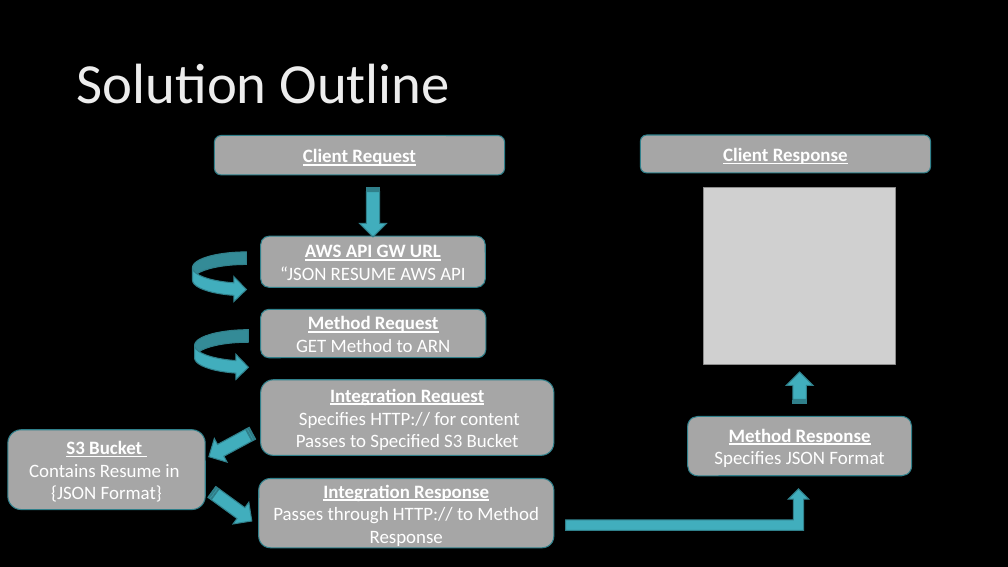
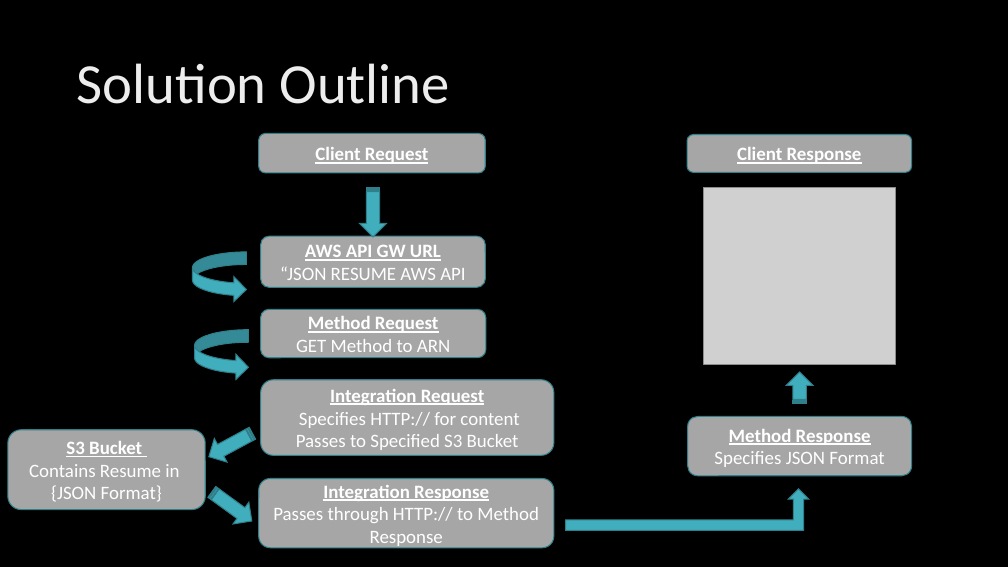
Before and after one commit to djherd/ProjectUnicorn, a slide deck: slide 6 of Doug Herd Project Presentation.pptx. Drawn at 1008x567 pixels with LibreOffice and Linux fonts; fonts in the diff are those of the drawing; grey boxes stand for pictures; background and template pictures are left out. Boxes give left, top, right and bottom in pixels: in the first picture for what was removed or moved away, otherwise in the second. Text is boxed around its words. In the diff, an @@ line names an element or a change of style, - is before the commit and + after.

```diff
--- a/Doug Herd Project Presentation.pptx
+++ b/Doug Herd Project Presentation.pptx
@@ rounded rectangle "Client Request" resized from (x1=215, y1=135, x2=505, y2=175) to (x1=259, y1=134, x2=485, y2=173) @@
@@ rounded rectangle "Client Response" resized from (x1=640, y1=135, x2=931, y2=173) to (x1=687, y1=135, x2=912, y2=172) @@
```
Also in this commit, not shown: 1 other slide changed.
